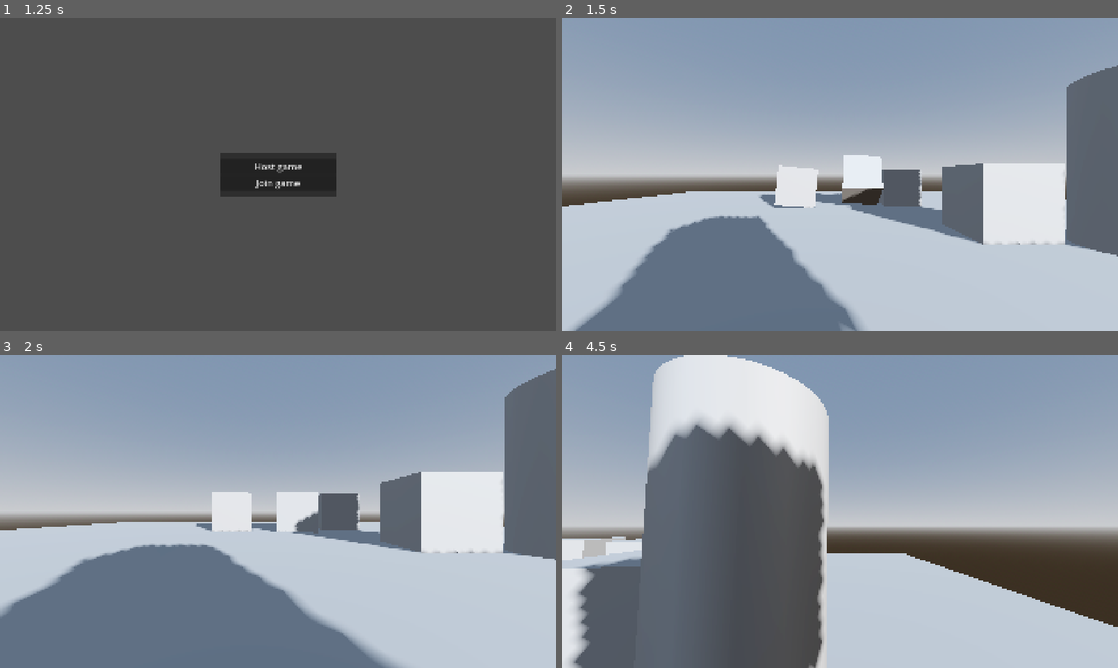
Above: before the commit, frames 1-4 (two rows, left to right).
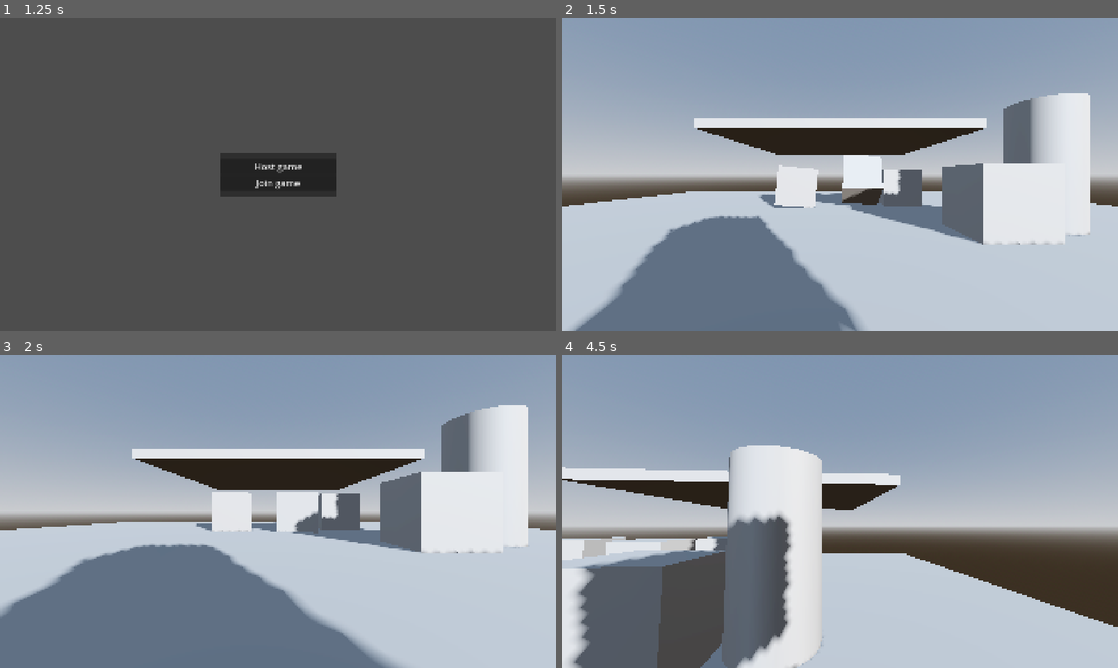
Above: after the commit, the same moments.

Repository: Arox315/Horror-Game
Game: Godot game, scene res://stages/playground/playground.tscn
Same seed, same stepped clock (60 frames per second), same inputs: the game is played once before the commit and once after it. The project has no main scene, so this scene is started directly.
Inputs (mouse positions are in pixels of both pictures, inside the frame that each line leads up to):
- Up to frame 1 (1.25 s): tap Enter at 0.5 s; move the mouse to (400, 158) at 0.52 s; hold D (right) from 0.53 s (still down); tap E (interact) at 0.6 s; click (400, 158) at 0.67 s; tap Space (jump) at 0.77 s
- Up to frame 2 (1.5 s): release D (right) at 1.25 s; click "Host game" at 1.25 s
- Up to frame 3 (2 s): no input
- Up to frame 4 (4.5 s): move the mouse to (728, 527) at 2.02 s; hold S (back) 2.03-2.78 s; tap E (interact) every 0.75 s from 2.1 to 4.35 s; tap Space (jump) at 2.27, 3.77 s; move the mouse to (895, 442) at 2.77 s; hold D (right) 2.78-3.53 s; move the mouse to (812, 574) at 3.52 s; hold W (forward) from 3.53 s (still down); click (812, 574) at 3.67 s; move the mouse to (878, 514) at 4.27 s

Frame 1 is identical in both runs. In frame 2, 12% of the frame differs, in the area x 23-100%, y 15-77%; in frame 3, 13%; in frame 4, 28%, in the area x 0-61%, y 0-100%.

Commit message:
feat: Enhance InteractableTrigger with is_locked state and add teleporter that inherits from IteractableObject

Diff:
--- a/common/interactable/object/interactable_object.gd
+++ b/common/interactable/object/interactable_object.gd
@@ -18,6 +18,17 @@
 		interactable_trigger.interactable_popup.set_content(interactable_trigger.get_prompt())
 
 
+func update_prompt_message(new_prompt: String) -> void:
+	prompt_message = new_prompt
+	interactable_trigger.prompt_message = prompt_message
+	interactable_trigger.interactable_popup.set_content(interactable_trigger.get_prompt())
+
+
+func update_prompt_input(new_input: String) -> void:
+	prompt_input = new_input
+	interactable_trigger.prompt_input = prompt_input
+
+
 func _on_interacted(body:Variant) -> void:
 	var mess:String = "Body: {body}, Interacted with object: {obj}"
 	print_debug(mess.format({"body":body,"obj":self}))
--- a/common/interactable/trigger/interactable_trigger.gd
+++ b/common/interactable/trigger/interactable_trigger.gd
@@ -9,6 +9,7 @@
 
 var prompt_message: String = "Press [{str}] to interact"
 var prompt_input: String = "interact"
+var is_locked: bool = false
 
 @onready var trigger_area: CollisionShape3D = $TriggerArea
 @onready var interactable_popup: InteractablePopup = $InteractablePopup
@@ -43,6 +44,13 @@
 	trigger_area.disabled = false
 
 
+func lock() -> void:
+	is_locked = true
+
+
+func unlock() -> void:
+	is_locked = false
+
 func get_prompt():
 	var key_name = ""
 	for action in InputMap.action_get_events(prompt_input):
--- a/entities/character/interact-ray/interact_ray.gd
+++ b/entities/character/interact-ray/interact_ray.gd
@@ -15,7 +15,7 @@
 	set_collision_mask_value(2,true)
 
 
-func _physics_process(delta: float) -> void:
+func _physics_process(_delta: float) -> void:
 	if !is_colliding():
 		hide_previous_popup_on_stop_colliding()
 		return
@@ -31,6 +31,9 @@
 		collider.show_popup()
 	current_interactable = collider
 
+	if collider.is_locked:
+		return
+
 	if Input.is_action_just_pressed(collider.prompt_input):
 		collider.interact(owner)
 
--- a/stages/playground/playground.tscn
+++ b/stages/playground/playground.tscn
@@ -48,6 +48,71 @@
 height = 2.1
 radius = 0.55
 
+[sub_resource type="GDScript" id="GDScript_o6tti"]
+script/source = "extends InteractableObject
+
+@onready var teleporter_trigger: Area3D = $TeleporterTrigger
+@onready var teleporter_target: Marker3D = $TeleporterTarget
+
+var initial_prompt: String = \"Press [{str}] to activate teleporter\"
+
+func _ready() -> void:
+	prompt_message = initial_prompt
+	disable_teleporter_trigger()
+	super()
+
+
+func enable_teleporter_trigger() -> void:
+	teleporter_trigger.get_child(0).disabled = false
+
+
+func disable_teleporter_trigger() -> void:
+	teleporter_trigger.get_child(0).disabled = true
+
+
+func _on_interacted(body: Variant) -> void:
+	print_debug(\"Teleporter interacted by: \", body)
+	interactable_trigger.lock()
+	for i in 5:
+		update_prompt_message(\"Teleporting in: %d\" % (5 - i))
+		await get_tree().create_timer(1.0).timeout
+	enable_teleporter_trigger()
+	update_prompt_message(\"Teleporting...\")
+	await get_tree().create_timer(0.5).timeout
+	update_prompt_message(initial_prompt)
+	disable_teleporter_trigger()
+	interactable_trigger.unlock()
+
+
+func _on_teleporter_trigger_body_entered(body: Node3D) -> void:
+	body.global_position = teleporter_target.global_position
+"
+
+[sub_resource type="StandardMaterial3D" id="StandardMaterial3D_o6tti"]
+albedo_color = Color(0.577008, 0.577008, 0.577008, 1)
+metallic = 0.5
+roughness = 0.6
+
+[sub_resource type="StandardMaterial3D" id="StandardMaterial3D_bkhp6"]
+albedo_color = Color(0.577008, 0.577008, 0.577008, 1)
+metallic = 0.5
+roughness = 0.6
+
+[sub_resource type="StandardMaterial3D" id="StandardMaterial3D_ilnn3"]
+albedo_color = Color(0.770188, 0.146692, 2.88785e-07, 1)
+
+[sub_resource type="StandardMaterial3D" id="StandardMaterial3D_ruau5"]
+albedo_color = Color(0.577008, 0.577008, 0.577008, 1)
+metallic = 0.5
+roughness = 0.6
+
+[sub_resource type="CylinderShape3D" id="CylinderShape3D_5wu1j"]
+height = 1.0
+radius = 0.8
+
+[sub_resource type="BoxShape3D" id="BoxShape3D_ac2je"]
+size = Vector3(0.237435, 0.136426, 0.237817)
+
 [node name="Playground" type="Node3D"]
 
 [node name="floor" type="StaticBody3D" parent="."]
@@ -58,6 +123,16 @@
 mesh = SubResource("BoxMesh_edjgo")
 
 [node name="CollisionShape3D" type="CollisionShape3D" parent="floor"]
+shape = SubResource("BoxShape3D_rupst")
+
+[node name="floor2" type="StaticBody3D" parent="."]
+transform = Transform3D(1, 0, 0, 0, 1, 0, 0, 0, 1, 0, 3.5, -15)
+metadata/_edit_group_ = true
+
+[node name="MeshInstance3D" type="MeshInstance3D" parent="floor2"]
+mesh = SubResource("BoxMesh_edjgo")
+
+[node name="CollisionShape3D" type="CollisionShape3D" parent="floor2"]
 shape = SubResource("BoxShape3D_rupst")
 
 [node name="blocks" type="Node3D" parent="."]
@@ -145,7 +220,7 @@
 [node name="InteractableTrigger" parent="ColorChanger" instance=ExtResource("4_ruau5")]
 
 [node name="TestInteractable" type="StaticBody3D" parent="."]
-transform = Transform3D(1, 0, 0, 0, 1, 0, 0, 0, 1, 3.36354, 1, 0.636051)
+transform = Transform3D(1, 0, 0, 0, 1, 0, 0, 0, 1, 3.31665, 1, -0.354247)
 script = ExtResource("3_sx8fd")
 
 [node name="MeshInstance3D" type="MeshInstance3D" parent="TestInteractable"]
@@ -159,8 +234,57 @@
 [node name="TriggerArea" parent="TestInteractable/InteractableTrigger" index="0"]
 shape = SubResource("CylinderShape3D_bkhp6")
 
+[node name="Teleporter" type="Node3D" parent="."]
+script = SubResource("GDScript_o6tti")
+
+[node name="TeleporterButtonStand" type="CSGBox3D" parent="Teleporter"]
+transform = Transform3D(1, 0, 0, 0, 1, 0, 0, 0, 1, -5.5, 0.18075, 4.9)
+use_collision = true
+size = Vector3(0.2, 0.5, 0.2)
+material = SubResource("StandardMaterial3D_o6tti")
+
+[node name="TeleporterButton" type="CSGPolygon3D" parent="Teleporter/TeleporterButtonStand"]
+transform = Transform3D(1, 0, 0, 0, 1, 0, 0, 0, 1, -0.125, 0.244796, 0.125)
+use_collision = true
+polygon = PackedVector2Array(0, 0, 0.00139093, 0.11215, 0.237803, 0.00553712)
+depth = 0.25
+material = SubResource("StandardMaterial3D_bkhp6")
+
+[node name="CSGSphere3D" type="CSGSphere3D" parent="Teleporter/TeleporterButtonStand/TeleporterButton"]
+transform = Transform3D(1, 0, 0, 0, 1, 0, 0, 0, 1, 0.113099, 0.0368578, -0.12145)
+radius = 0.08
+radial_segments = 32
+rings = 32
+material = SubResource("StandardMaterial3D_ilnn3")
+
+[node name="TeleporterFloor" type="CSGCylinder3D" parent="Teleporter"]
+transform = Transform3D(1, 0, 0, 0, 1, 0, 0, 0, 1, -6, 0.1, 6)
+use_collision = true
+radius = 1.0
+height = 0.2
+sides = 32
+material = SubResource("StandardMaterial3D_ruau5")
+
+[node name="TeleporterTrigger" type="Area3D" parent="Teleporter"]
+transform = Transform3D(1, 0, 0, 0, 1, 0, 0, 0, 1, -6, 0.7, 6)
+
+[node name="TeleporterArea" type="CollisionShape3D" parent="Teleporter/TeleporterTrigger"]
+shape = SubResource("CylinderShape3D_5wu1j")
+
+[node name="InteractableTrigger" parent="Teleporter" instance=ExtResource("4_ruau5")]
+transform = Transform3D(1, 0, 0, 0, 1, 0, 0, 0, 1, -5.51503, 0.564762, 4.90053)
+
+[node name="TriggerArea" parent="Teleporter/InteractableTrigger" index="0"]
+transform = Transform3D(1, 0, 0, 0, 1, 0, 0, 0, 1, 0.00933981, -0.0758355, -0.00226212)
+shape = SubResource("BoxShape3D_ac2je")
+
+[node name="TeleporterTarget" type="Marker3D" parent="Teleporter"]
+transform = Transform3D(1, 0, 0, 0, 1, 0, 0, 0, 1, 0, 4.5, -9)
+
 [connection signal="pressed" from="MultiplayerMenu/Panel/VBoxContainer/HostButton" to="MultiplayerMenu" method="_on_host_button_pressed"]
 [connection signal="pressed" from="MultiplayerMenu/Panel/VBoxContainer/JoinButton" to="MultiplayerMenu" method="_on_join_button_pressed"]
+[connection signal="body_entered" from="Teleporter/TeleporterTrigger" to="Teleporter" method="_on_teleporter_trigger_body_entered"]
 
 [editable path="ColorChanger/InteractableTrigger"]
 [editable path="TestInteractable/InteractableTrigger"]
+[editable path="Teleporter/InteractableTrigger"]
Not shown: 1 places in stages/playground/playground.tscn that only renumber resources
Not shown, changed: .gitignore
